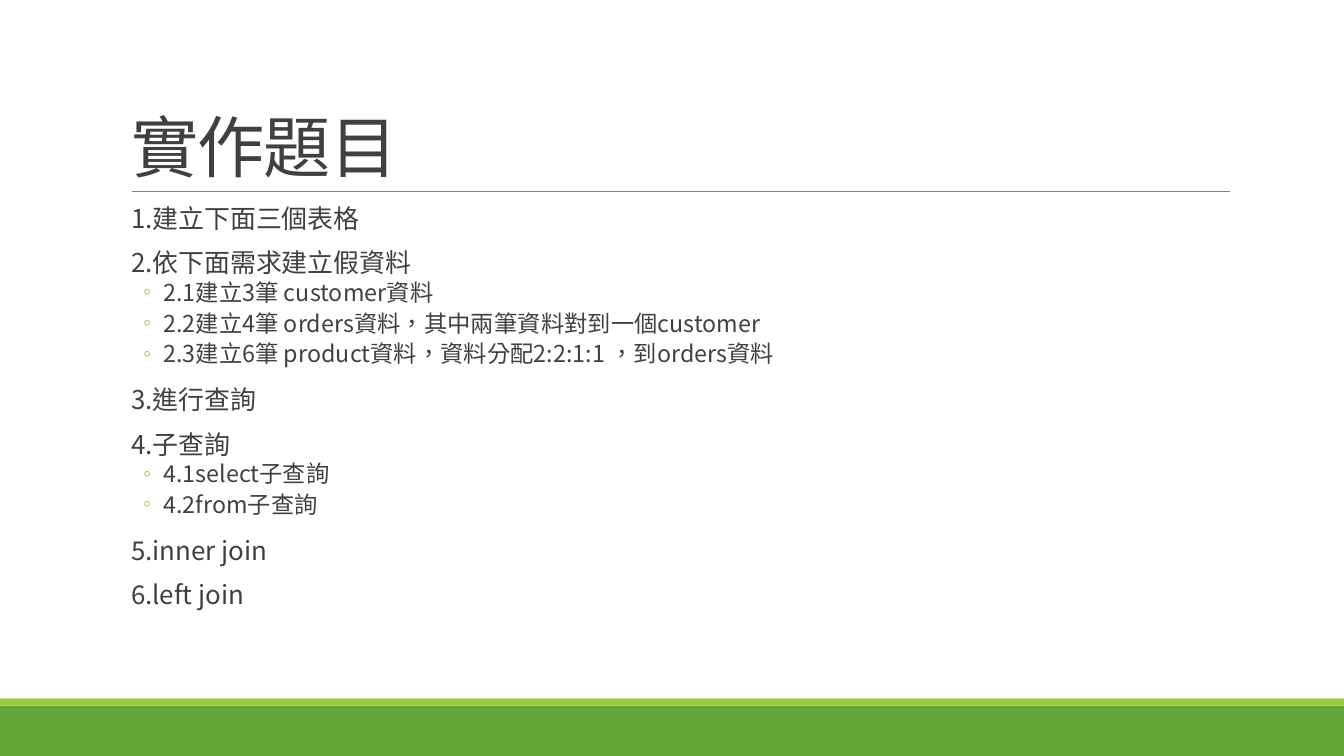
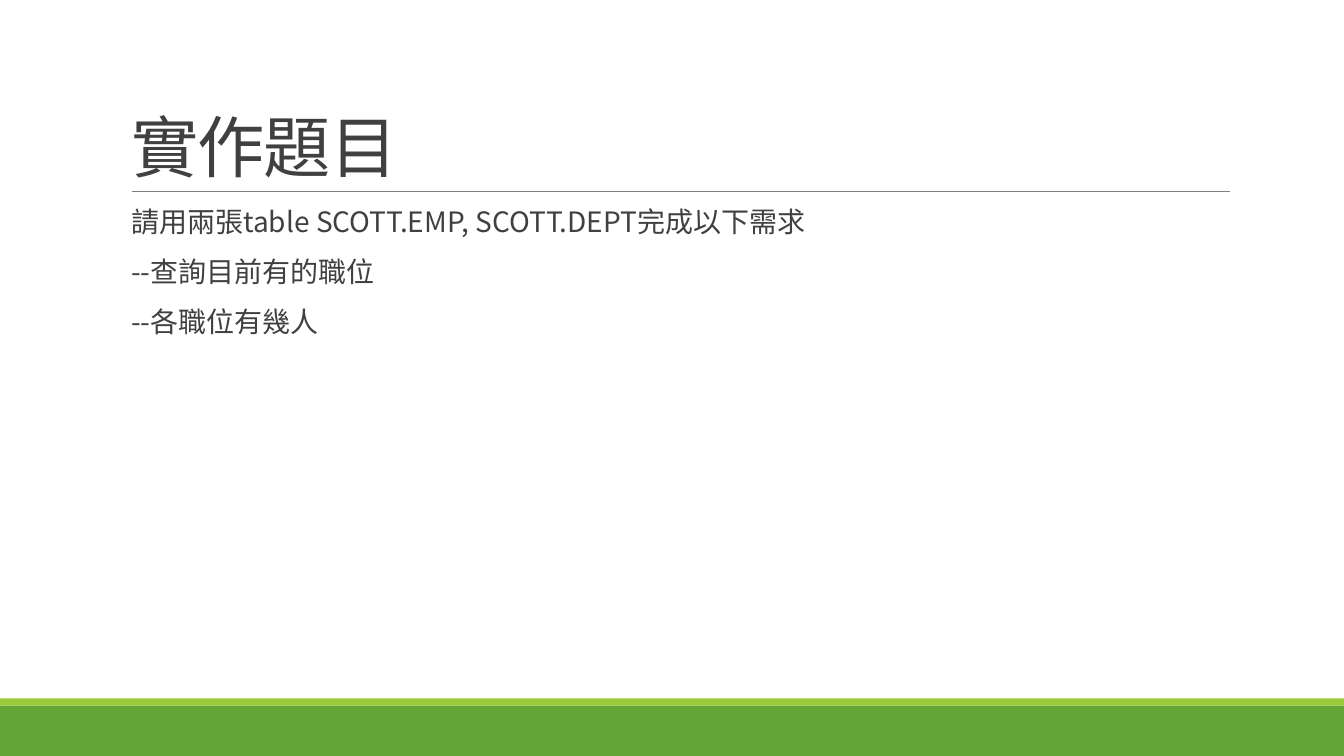
Before and after one commit to itmrchow/git-Eclipse, a slide deck: slide 39 of git-Eclipse/WebContent/台壽CMS通路組專案簡介.pptx. Drawn at 1344x756 pixels with LibreOffice and Linux fonts; fonts in the diff are those of the drawing. Boxes give left, top, right and bottom in pixels: in the first picture for what was removed or moved away, otherwise in the second. Text is boxed around its words. In the diff, an @@ line names an element or a change of style, - is before the commit and + after.

```diff
--- a/git-Eclipse/WebContent/台壽CMS通路組專案簡介.pptx
+++ b/git-Eclipse/WebContent/台壽CMS通路組專案簡介.pptx
@@ text at (131, 208, 805, 335): text changed; size 16.6 to 20 pt @@
-  1.建立下面三個表格
-  2.依下面需求建立假資料
-  ◦ 2.1建立3筆 customer資料
-  ◦ 2.2建立4筆 orders資料，其中兩筆資料對到一個customer
-  ◦ 2.3建立6筆 product資料，資料分配2:2:1:1 ，到orders資料
-  3.進行查詢
-  4.子查詢
-  ◦ 4.1select子查詢
-  ◦ 4.2from子查詢
-  5.inner join
-  6.left join
+  請用兩張table SCOTT.EMP, SCOTT.DEPT完成以下需求
+  --查詢目前有的職位
+  --各職位有幾人
```
Also in this commit, not shown: 1 slide added, 1 slide removed.
